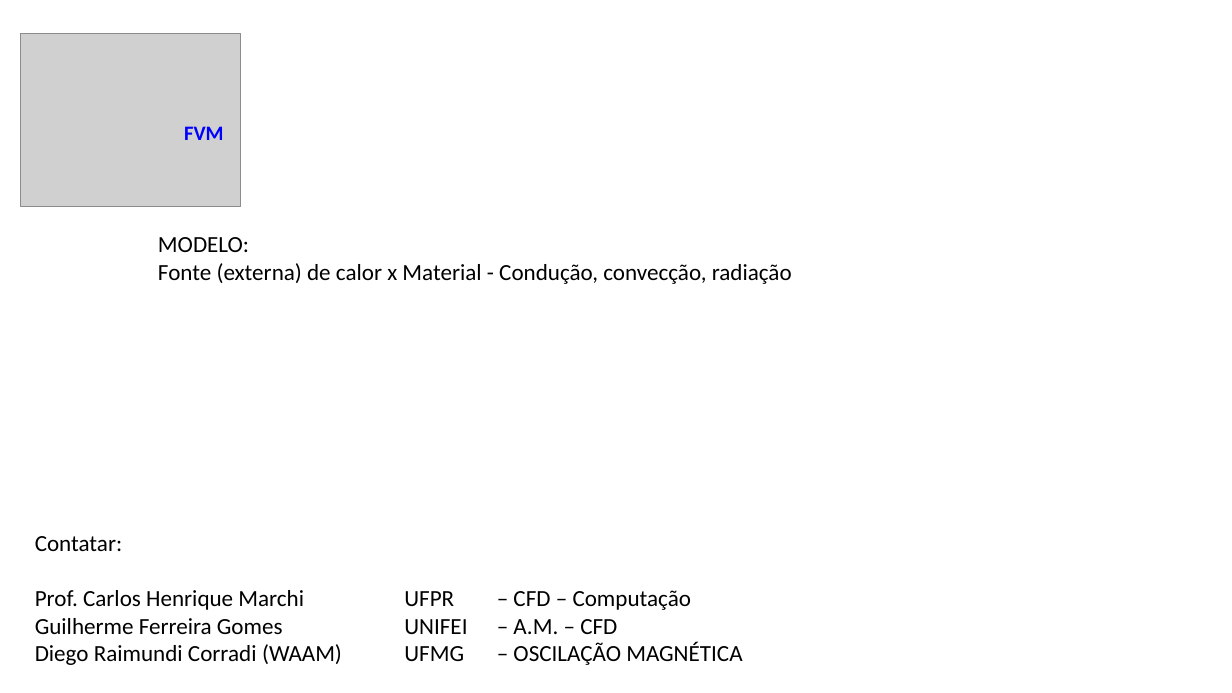
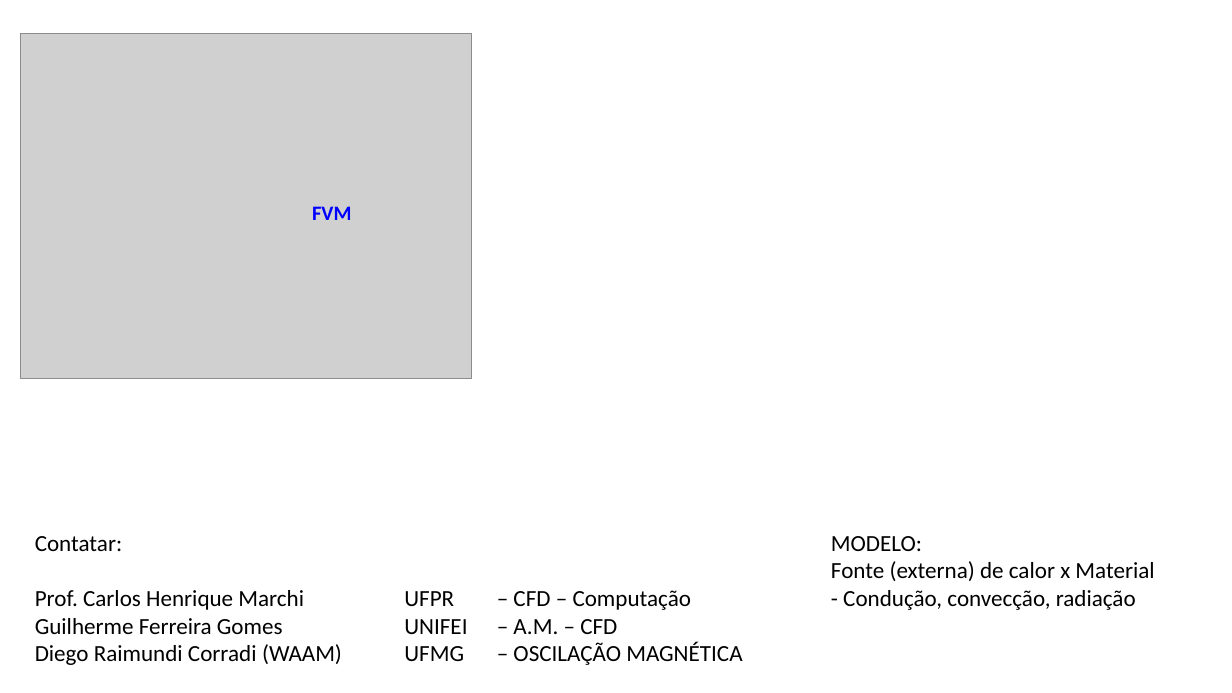
Before and after one commit to grossiRM/AM_FEG, a slide deck: slide 12 of Plano_V02_iii_AM_FEG/d.pptx (slide 11 before the commit). Drawn at 1232x693 pixels with LibreOffice and Linux fonts; fonts in the diff are those of the drawing; grey boxes stand for pictures. Boxes give left, top, right and bottom in pixels: in the first picture for what was removed or moved away, otherwise in the second. Text is boxed around its words. In the diff, an @@ line names an element or a change of style, - is before the commit and + after.

```diff
--- a/Plano_V02_iii_AM_FEG/d.pptx
+++ b/Plano_V02_iii_AM_FEG/d.pptx
@@ picture: place and size @@
-picture at [20, 34, 241, 207]
+picture at [20, 34, 472, 379]
@@ text "FVM": place and size @@
-text "FVM" at [184, 126, 223, 140]
+text "FVM" at [312, 206, 351, 220]
@@ text "MODELO:" rewrapped from [158, 237, 792, 284] to [831, 536, 1154, 610] @@
```
Also in this commit, not shown: 3 other slides changed, 1 slide added, 10 other files.
